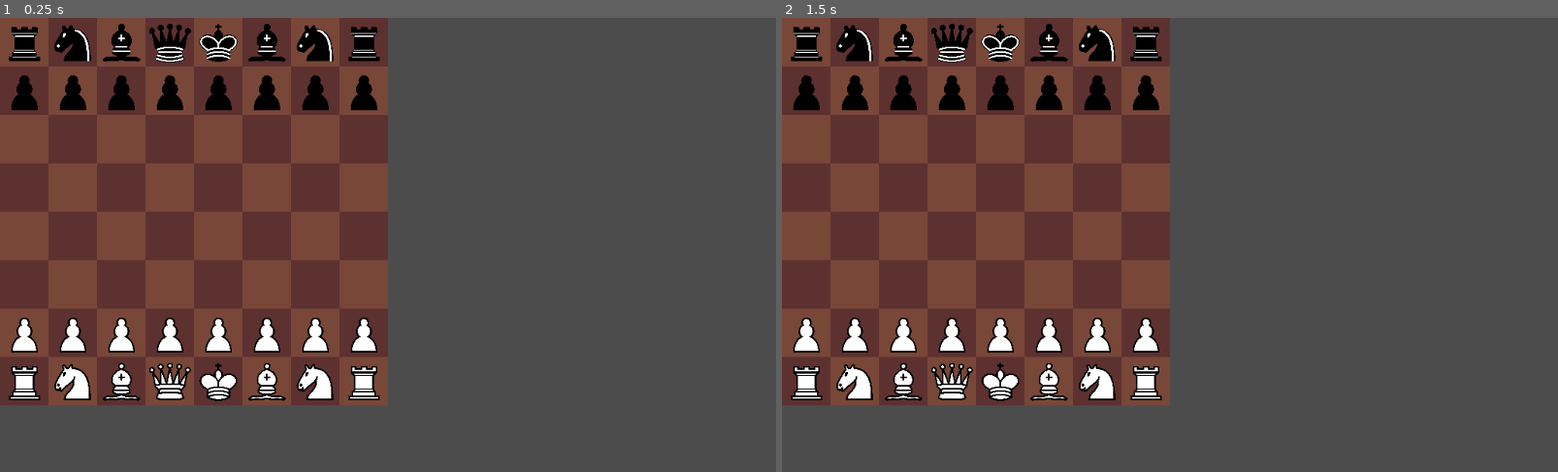
Above: before the commit, frames 1-2 (left to right).
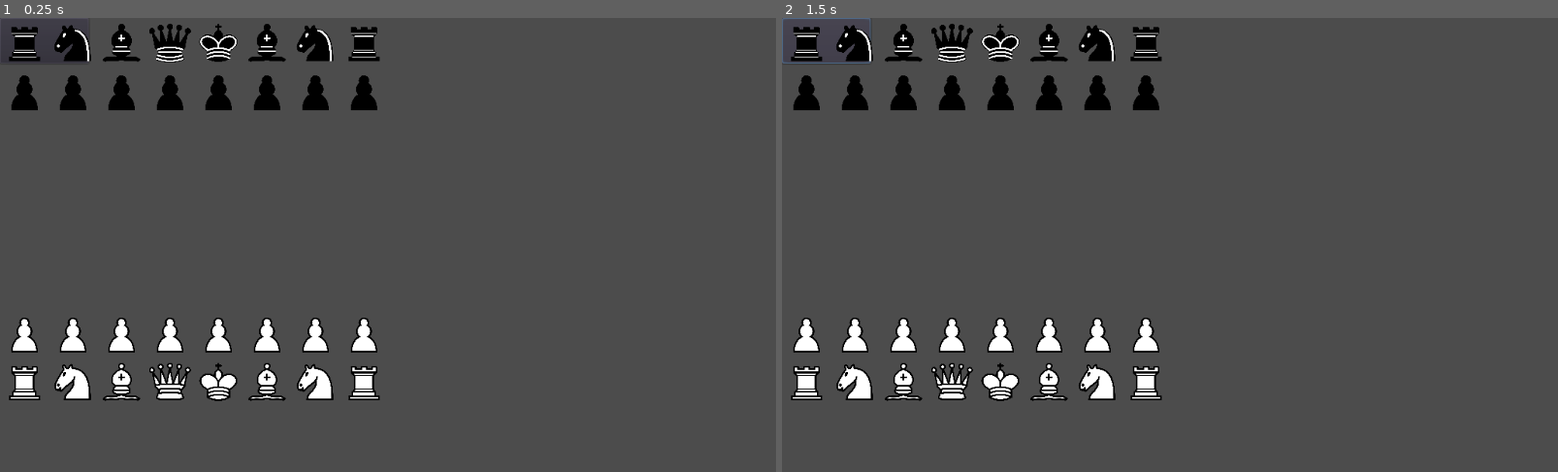
Above: after the commit, the same moments.

Repository: ra314/probabalistic-chess
Game: Godot game, scene res://Board.tscn
Two runs of this game, one before a commit and one after it. Both use one fixed random seed, a clock stepped at 60 frames per second and the inputs below.
Inputs (mouse positions are in pixels of both pictures, inside the frame that each line leads up to):
- Up to frame 1 (0.25 s): no input
- Up to frame 2 (1.5 s): click (828, 40) at 0.52 s; click (828, 40) at 1.27 s

The runs differ from the first frame. In frame 1, 36% of the frame differs, in the area x 0-50%, y 0-86%; in frame 2, 36%.

Commit message:
Huge commit.

Diff:
--- a/Bishop.gd
+++ b/Bishop.gd
@@ -1,14 +1,8 @@
 extends Piece
 class_name Bishop
 
-var board: Board
-var grid_pos := Vector2()
-var is_white: bool
-
 # Called when the node enters the scene tree for the first time.
 func _ready():
-	board = get_parent()
-
 	self.white_piece = load("res://Assets/White_Bishop.png")
 	self.black_piece = load("res://Assets/Black_Bishop.png")
 
@@ -19,31 +13,22 @@
 	var legal_moves := []
 
 	for method_name in ["move_NE", "move_SE", "move_NW", "move_SW"]:
+		pos_to_check = grid_pos
 		call(method_name)
-		set_pos_to_check()
 		while board.is_in_grid(pos_to_check):
-			legal_moves.append(pos_to_check)
-			if board.get_tile(pos_to_check) != null:
+			if !board.does_tile_have_ally(pos_to_check, self):
+				legal_moves.append(pos_to_check)
+			if !board.is_tile_empty(pos_to_check):
 				break
 			call(method_name)
-			set_pos_to_check()
-		x = 0
-		y = 0
 
 	return legal_moves
 
-func set_pos_to_check():
-	pos_to_check = Vector2(x, y)
-
 func move_SW():
-	x-=1
-	y+=1
+	pos_to_check += Vector2(-1,1)
 func move_SE():
-	x+=1
-	y+=1
+	pos_to_check += Vector2(1,1)
 func move_NW():
-	x-=1
-	y-=1
+	pos_to_check += Vector2(-1,-1)
 func move_NE():
-	x+=1
-	y-=1
+	pos_to_check += Vector2(1,1)
--- a/Board.gd
+++ b/Board.gd
@@ -3,57 +3,87 @@
 
 var grid
 const BOARD_SIZE = 8
-const TILE_DIRECTORY: String = "res://Tile.tscn"
-
-var Tile = load(TILE_DIRECTORY) as Resource
-
-export(int) var board_offset_x
-export(int) var board_offset_y
-
-export(Color) var tile_color
-export(Color) var tile_color_alternate
+const BOARD_LETTERS = "abcdefgh"
 
 # Called when the node enters the scene tree for the first time.
 func _ready():
-	grid = initialize_grid()
+	grid = initialize_empty_grid()
+	intialize_pieces()
 	$Button.connect("button_up", self, "debug")
 
 func debug():
-	print($Rook.generate_legal_moves())
-	print($Bishop.generate_legal_moves())
-	print($Queen.generate_legal_moves())
-	print($King.generate_legal_moves())
-	print($Pawn.generate_legal_moves())
-	print($Knight.generate_legal_moves())
+	for algebraic_pos in "a1 b1 c1 d1 e1 a2".split(" "):
+		print(get_piece_from_algebraic_pos(algebraic_pos))
+		for legal_move in get_piece_from_algebraic_pos(algebraic_pos).generate_legal_moves():
+			print(grid_pos_to_algebraic_pos(legal_move))
 
-func initialize_grid() -> Array:
+func initialize_empty_grid() -> Array:
 	grid = []
-	var alternate = false
 	for x in range(BOARD_SIZE):
 		grid.append([])
 		for y in range(BOARD_SIZE):
-			var tile = Tile.instance() as Tile
-			tile.init(y + board_offset_x, x + board_offset_y)
-
-			if !alternate:
-				tile.set_color(tile_color)
-			else:
-				tile.set_color(tile_color_alternate)
-
-			alternate = !alternate
-
-			$Tiles.add_child(tile)
-			grid[x].append(tile)
-
-		# Switches the tile color on a new row
-		alternate = !alternate
+			grid[x].append(null)
 	return grid
 
-func get_tile(pos: Vector2):
+var ROOK := load("res://Rook.tscn")
+var BISHOP := load("res://Bishop.tscn")
+var KNIGHT := load("res://Knight.tscn")
+var QUEEN := load("res://Queen.tscn")
+var KING := load("res://King.tscn")
+var PAWN := load("res://Pawn.tscn")
+
+func intialize_pieces() -> void:
+	var algebraic_pos: String
+
+	# Adding pawns
+	for letter in BOARD_LETTERS:
+		algebraic_pos = letter + str(2)
+		add_child(PAWN.instance().init(algebraic_pos, true))
+		algebraic_pos = letter + str(7)
+		add_child(PAWN.instance().init(algebraic_pos, false))
+
+	# Adding major pieces
+	var pieces := "Ra1 Nb1 Bc1 Qd1 Ke1 Bf1 Ng1 Rh1"
+	var letter_to_piece := {"R": ROOK, "B": BISHOP, "N": KNIGHT, "Q": QUEEN, "K": KING}
+	for piece in pieces.split(" "):
+		var node = letter_to_piece[piece[0]]
+		add_child(node.instance().init(piece.right(1), true))
+		add_child(node.instance().init(piece[1] + str(BOARD_SIZE), false))
+
+func get_piece_from_grid_pos(pos: Vector2) -> Piece:
 	return grid[pos[0]][pos[1]]
+
+func get_piece_from_algebraic_pos(pos: String) -> Piece:
+	var grid_pos := algebraic_pos_to_grid_pos(pos)
+	return get_piece_from_grid_pos(grid_pos)
+
+func is_tile_empty(pos: Vector2) -> bool:
+	return get_piece_from_grid_pos(pos) == null
+
+func does_tile_have_enemy(pos: Vector2, piece: Piece) -> bool:
+	if !is_tile_empty(pos):
+		return get_piece_from_grid_pos(pos).is_white != piece.is_white
+	return false
+
+func does_tile_have_ally(pos: Vector2, piece: Piece) -> bool:
+	if !is_tile_empty(pos):
+		return get_piece_from_grid_pos(pos).is_white == piece.is_white
+	return false
 
 func is_in_grid(pos: Vector2) -> bool:
 	for num in [pos.x, pos.y]:
 		if num<0 or num>=BOARD_SIZE:
 			return false
 	return true
+
+func algebraic_pos_to_grid_pos(pos: String) -> Vector2:
+	assert(len(pos)==2)
+	assert(pos[1].is_valid_integer())
+
+	var new_pos: Vector2
+	new_pos.x = ord(pos.to_lower()[0])-ord('a')
+	new_pos.y = BOARD_SIZE - int(pos[1])
+	return new_pos
+
+func grid_pos_to_algebraic_pos(pos: Vector2) -> String:
+	return char(pos.x+ord('a')) + str(BOARD_SIZE - int(pos.y))
--- a/Board.tscn
+++ b/Board.tscn
@@ -1,171 +1,10 @@
-[gd_scene load_steps=8 format=2]
+[gd_scene load_steps=2 format=2]
 
-[ext_resource path="res://Rook.tscn" type="PackedScene" id=1]
 [ext_resource path="res://Board.gd" type="Script" id=2]
-[ext_resource path="res://Bishop.tscn" type="PackedScene" id=3]
-[ext_resource path="res://Queen.tscn" type="PackedScene" id=4]
-[ext_resource path="res://King.tscn" type="PackedScene" id=5]
-[ext_resource path="res://Pawn.gd" type="Script" id=6]
-[ext_resource path="res://Knight.tscn" type="PackedScene" id=7]
 
 [node name="Board" type="Node2D"]
 script = ExtResource( 2 )
-tile_color = Color( 0.47451, 0.282353, 0.223529, 1 )
-tile_color_alternate = Color( 0.364706, 0.196078, 0.192157, 1 )
-
-[node name="Tiles" type="Node2D" parent="."]
-
-[node name="Rook" parent="." instance=ExtResource( 1 )]
-y = 7
-
-[node name="Knight" parent="." instance=ExtResource( 7 )]
-x = 1
-y = 7
-
-[node name="Bishop" parent="." instance=ExtResource( 3 )]
-x = 2
-y = 7
-
-[node name="Queen" parent="." instance=ExtResource( 4 )]
-x = 3
-y = 7
-
-[node name="King" parent="." instance=ExtResource( 5 )]
-x = 4
-y = 7
-
-[node name="Bishop2" parent="." instance=ExtResource( 3 )]
-x = 5
-y = 7
-
-[node name="Knight2" parent="." instance=ExtResource( 7 )]
-x = 6
-y = 7
-
-[node name="Rook2" parent="." instance=ExtResource( 1 )]
-x = 7
-y = 7
-
-[node name="Pawn" parent="." instance=ExtResource( 1 )]
-position = Vector2( 0, 1 )
-script = ExtResource( 6 )
-y = 6
-
-[node name="Pawn2" parent="." instance=ExtResource( 7 )]
-script = ExtResource( 6 )
-x = 1
-y = 6
-
-[node name="Pawn3" parent="." instance=ExtResource( 3 )]
-script = ExtResource( 6 )
-x = 2
-y = 6
-
-[node name="Pawn4" parent="." instance=ExtResource( 4 )]
-script = ExtResource( 6 )
-x = 3
-y = 6
-
-[node name="Pawn5" parent="." instance=ExtResource( 5 )]
-script = ExtResource( 6 )
-x = 4
-y = 6
-
-[node name="Pawn6" parent="." instance=ExtResource( 3 )]
-script = ExtResource( 6 )
-x = 5
-y = 6
-
-[node name="Pawn7" parent="." instance=ExtResource( 7 )]
-script = ExtResource( 6 )
-x = 6
-y = 6
-
-[node name="Pawn8" parent="." instance=ExtResource( 1 )]
-script = ExtResource( 6 )
-x = 7
-y = 6
-
-[node name="Rook3" parent="." instance=ExtResource( 1 )]
-is_white_piece = false
-
-[node name="Knight3" parent="." instance=ExtResource( 7 )]
-x = 1
-is_white_piece = false
-
-[node name="Bishop3" parent="." instance=ExtResource( 3 )]
-x = 2
-is_white_piece = false
-
-[node name="King2" parent="." instance=ExtResource( 5 )]
-x = 4
-is_white_piece = false
-
-[node name="Queen2" parent="." instance=ExtResource( 4 )]
-x = 3
-is_white_piece = false
-
-[node name="Bishop4" parent="." instance=ExtResource( 3 )]
-x = 5
-is_white_piece = false
-
-[node name="Knight4" parent="." instance=ExtResource( 7 )]
-x = 6
-is_white_piece = false
-
-[node name="Rook4" parent="." instance=ExtResource( 1 )]
-x = 7
-is_white_piece = false
-
-[node name="Pawn9" parent="." instance=ExtResource( 1 )]
-position = Vector2( 0, 1 )
-script = ExtResource( 6 )
-y = 1
-is_white_piece = false
-
-[node name="Pawn10" parent="." instance=ExtResource( 7 )]
-script = ExtResource( 6 )
-x = 1
-y = 1
-is_white_piece = false
-
-[node name="Pawn11" parent="." instance=ExtResource( 3 )]
-script = ExtResource( 6 )
-x = 2
-y = 1
-is_white_piece = false
-
-[node name="Pawn12" parent="." instance=ExtResource( 4 )]
-script = ExtResource( 6 )
-x = 3
-y = 1
-is_white_piece = false
-
-[node name="Pawn13" parent="." instance=ExtResource( 5 )]
-script = ExtResource( 6 )
-x = 4
-y = 1
-is_white_piece = false
-
-[node name="Pawn14" parent="." instance=ExtResource( 3 )]
-script = ExtResource( 6 )
-x = 5
-y = 1
-is_white_piece = false
-
-[node name="Pawn15" parent="." instance=ExtResource( 7 )]
-script = ExtResource( 6 )
-x = 6
-y = 1
-is_white_piece = false
-
-[node name="Pawn16" parent="." instance=ExtResource( 1 )]
-script = ExtResource( 6 )
-x = 7
-y = 1
-is_white_piece = false
 
 [node name="Button" type="Button" parent="."]
-visible = false
 margin_right = 117.0
 margin_bottom = 60.0
--- a/King.gd
+++ b/King.gd
@@ -1,15 +1,8 @@
 extends Piece
 class_name King
 
-var board: Board
-var grid_pos := Vector2()
-var is_white: bool
-
-
 # Called when the node enters the scene tree for the first time.
 func _ready():
-	board = get_parent()
-
 	self.white_piece = load("res://Assets/White_King.png")
 	self.black_piece = load("res://Assets/Black_King.png")
 
@@ -20,8 +13,9 @@
 
 	for x in [-1,0,1]:
 		for y in [-1,0,1]:
-			var pos_to_check := Vector2(x,y)
+			var pos_to_check := grid_pos + Vector2(x,y)
 			if board.is_in_grid(pos_to_check):
-				legal_moves.append(pos_to_check)
+				if !board.does_tile_have_ally(pos_to_check, self):
+					legal_moves.append(pos_to_check)
 
 	return legal_moves
--- a/Knight.gd
+++ b/Knight.gd
@@ -1,14 +1,8 @@
 extends Piece
 class_name Knight
 
-var board: Board
-var grid_pos := Vector2()
-var is_white: bool
-
 # Called when the node enters the scene tree for the first time.
 func _ready():
-	board = get_parent()
-
 	self.white_piece = load("res://Assets/White_Knight.png")
 	self.black_piece = load("res://Assets/Black_Knight.png")
 
@@ -21,8 +15,9 @@
 		for y in [-2,-1,1,2]:
 			if abs(x) == abs(y):
 				continue
-			var pos_to_check := Vector2(x,y)
+			var pos_to_check := grid_pos + Vector2(x,y)
 			if board.is_in_grid(pos_to_check):
-				legal_moves.append(pos_to_check)
+				if !board.does_tile_have_ally(pos_to_check, self):
+					legal_moves.append(pos_to_check)
 
 	return legal_moves
--- a/Pawn.gd
+++ b/Pawn.gd
@@ -1,21 +1,15 @@
 extends Piece
 class_name Pawn
 
-var board: Board
-var grid_pos := Vector2()
-var is_white := true
-
 # Called when the node enters the scene tree for the first time.
 func _ready():
-	board = get_parent()
-
 	self.white_piece = load("res://Assets/White_Pawn.png")
 	self.black_piece = load("res://Assets/Black_Pawn.png")
 
 	update_color(get_node(("Sprite")))
 
-const WHITE_STARTING_ROW = 1
-const BLACK_STARTING_ROW = 6
+const WHITE_STARTING_ROW = 6
+const BLACK_STARTING_ROW = 1
 
 func is_at_starting_position() -> bool:
 	if is_white and grid_pos[1] == WHITE_STARTING_ROW:
@@ -26,24 +20,24 @@
 
 func generate_legal_moves() -> Array:
 	var legal_moves := []
-	var y: int = 1 if is_white else -1
+	var y: int = -1 if is_white else 1
 
 	# Moving 1 space as normal
 	var pos_to_check: = grid_pos + Vector2(0,y)
-	if board.get_tile(pos_to_check) == null:
+	if board.is_tile_empty(pos_to_check):
 		legal_moves.append(pos_to_check)
 
 	# Moving 2 spaces at the start
 	if is_at_starting_position():
 		var row_plus_1 = grid_pos + Vector2(0,y)
 		var row_plus_2 = grid_pos + Vector2(0,y*2)
-		if board.get_tile(row_plus_1) == null and board.get_tile(row_plus_2) == null:
+		if board.is_tile_empty(row_plus_2):
 			legal_moves.append(row_plus_2)
 
 	# Diagonal capture
 	for x in [-1,1]:
 		pos_to_check = Vector2(x,y)
-		if board.get_tile(pos_to_check) != null:
+		if !board.does_tile_have_ally(pos_to_check, self):
 			legal_moves.append(pos_to_check)
 
 	return legal_moves
--- a/Piece.gd
+++ b/Piece.gd
@@ -1,25 +1,29 @@
 extends Node2D
 class_name Piece
 
-export(int) var x
-export(int) var y
-
-export(int) var size_x = 64
-export(int) var size_y = 64
-
-export(bool) var is_white_piece = true
+const size := Vector2(64,64)
+var algebraic_pos: String
+var grid_pos: Vector2
+var is_white: bool
+var board
 
 var white_piece
 var black_piece
 
+func init(algebraic_pos, is_white):
+	self.algebraic_pos = algebraic_pos
+	self.is_white = is_white
+	return self
+
 # Called when the node enters the scene tree for the first time.
 func _ready():
-	position.x = size_x * x
-	position.y = size_y * y
+	board = get_parent()
+	grid_pos = board.algebraic_pos_to_grid_pos(algebraic_pos)
+	board.grid[grid_pos.x][grid_pos.y] = self
+	position = size*grid_pos
 
 func update_color(sprite: Sprite) -> void:
-
-	if is_white_piece:
+	if is_white:
 		sprite.texture = white_piece
 	else:
 		sprite.texture = black_piece
--- a/Queen.gd
+++ b/Queen.gd
@@ -1,14 +1,8 @@
 extends Piece
 class_name Queen
 
-var board: Board
-var grid_pos := Vector2()
-var is_white: bool
-
 # Called when the node enters the scene tree for the first time.
 func _ready():
-	board = get_parent()
-
 	self.white_piece = load("res://Assets/White_Queen.png")
 	self.black_piece = load("res://Assets/Black_Queen.png")
 
@@ -20,39 +14,30 @@
 
 	for method_name in ["move_N", "move_S", "move_E", "move_W",
 						"move_NE", "move_SE", "move_NW", "move_SW"]:
+		pos_to_check = grid_pos
 		call(method_name)
-		set_pos_to_check()
 		while board.is_in_grid(pos_to_check):
-			legal_moves.append(pos_to_check)
-			if board.get_tile(pos_to_check) != null:
+			if !board.does_tile_have_ally(pos_to_check, self):
+				legal_moves.append(pos_to_check)
+			if !board.is_tile_empty(pos_to_check):
 				break
 			call(method_name)
-			set_pos_to_check()
-		x = 0
-		y = 0
 
 	return legal_moves
 
-func set_pos_to_check():
-	pos_to_check = Vector2(x, y)
-
 func move_N():
-	y+=1
+	pos_to_check += Vector2(0,1)
 func move_S():
-	y-=1
+	pos_to_check += Vector2(0,-1)
 func move_E():
-	x+=1
+	pos_to_check += Vector2(1,0)
 func move_W():
-	x-=1
+	pos_to_check += Vector2(-1,0)
 func move_SW():
-	x-=1
-	y+=1
+	pos_to_check += Vector2(-1,1)
 func move_SE():
-	x+=1
-	y+=1
+	pos_to_check += Vector2(1,1)
 func move_NW():
-	x-=1
-	y-=1
+	pos_to_check += Vector2(-1,-1)
 func move_NE():
-	x+=1
-	y-=1
+	pos_to_check += Vector2(1,1)
--- a/Rook.gd
+++ b/Rook.gd
@@ -1,14 +1,8 @@
 extends Piece
 class_name Rook
 
-var board: Board
-var grid_pos := Vector2()
-var is_white: bool
-
 # Called when the node enters the scene tree for the first time.
 func _ready():
-	board = get_parent()
-
 	self.white_piece = load("res://Assets/White_Rook.png")
 	self.black_piece = load("res://Assets/Black_Rook.png")
 
@@ -19,27 +13,22 @@
 	var legal_moves := []
 
 	for method_name in ["move_N", "move_S", "move_E", "move_W"]:
+		pos_to_check = grid_pos
 		call(method_name)
-		set_pos_to_check()
 		while board.is_in_grid(pos_to_check):
-			legal_moves.append(pos_to_check)
-			if board.get_tile(pos_to_check) != null:
+			if !board.does_tile_have_ally(pos_to_check, self):
+				legal_moves.append(pos_to_check)
+			if !board.is_tile_empty(pos_to_check):
 				break
 			call(method_name)
-			set_pos_to_check()
-		x = 0
-		y = 0
 
 	return legal_moves
 
-func set_pos_to_check():
-	pos_to_check = Vector2(x, y)
-
 func move_N():
-	y+=1
+	pos_to_check += Vector2(0,1)
 func move_S():
-	y-=1
+	pos_to_check += Vector2(0,-1)
 func move_E():
-	x+=1
+	pos_to_check += Vector2(1,0)
 func move_W():
-	x-=1
+	pos_to_check += Vector2(-1,0)
Not shown, added: Assets/Black_Bishop.png.import
Not shown, added: Assets/Black_King.png.import
Not shown, added: Assets/Black_Knight.png.import
Not shown, added: Assets/Black_Pawn.png.import
Not shown, added: Assets/Black_Queen.png.import
Not shown, added: Assets/Black_Rook.png.import
Not shown, added: Assets/White_Bishop.png.import
Not shown, added: Assets/White_King.png.import
Not shown, added: Assets/White_Knight.png.import
Not shown, added: Assets/White_Pawn.png.import
Not shown, added: Assets/White_Queen.png.import
Not shown, added: Assets/White_Rook.png.import
(and 1 more such lines)
